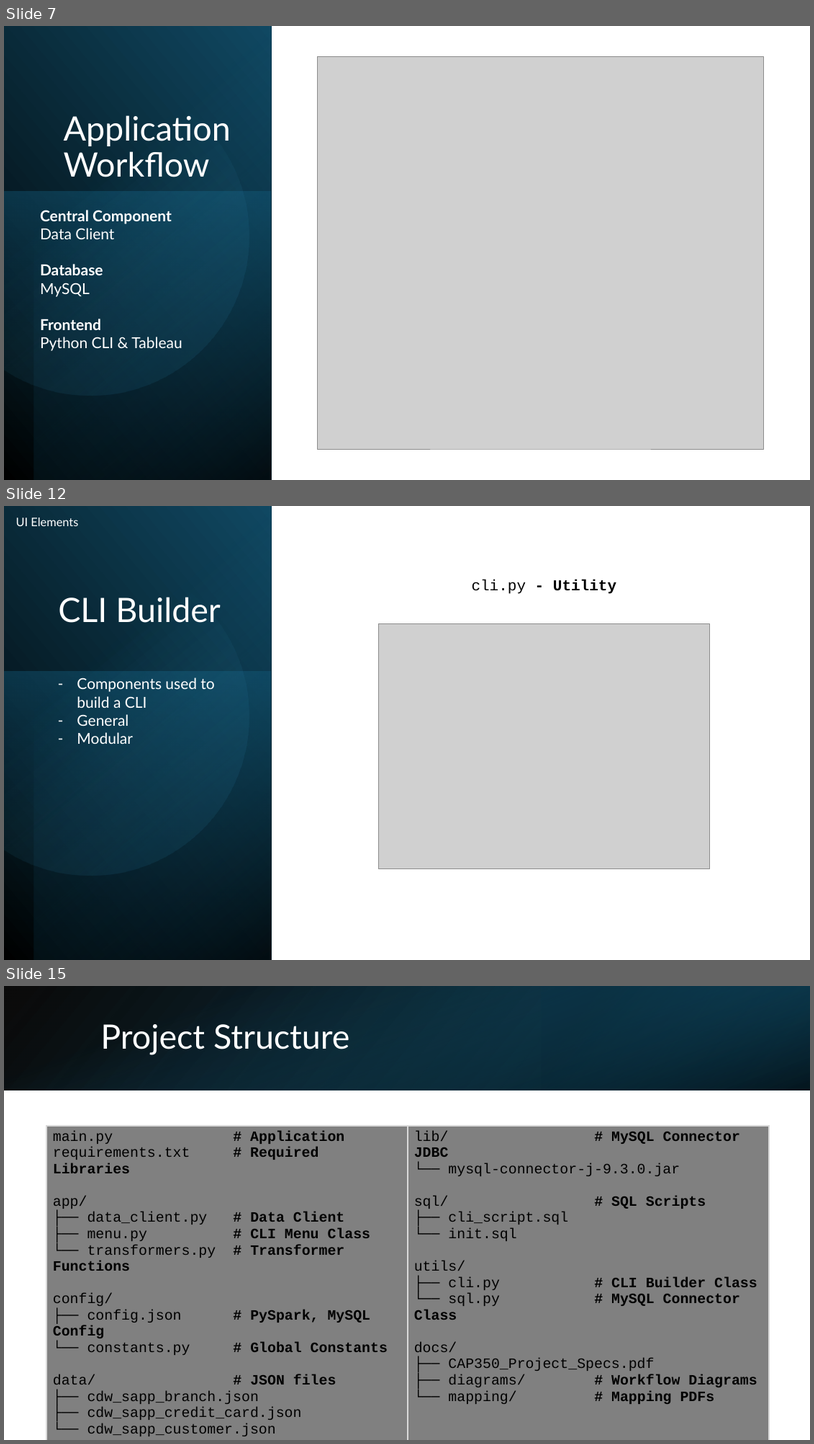
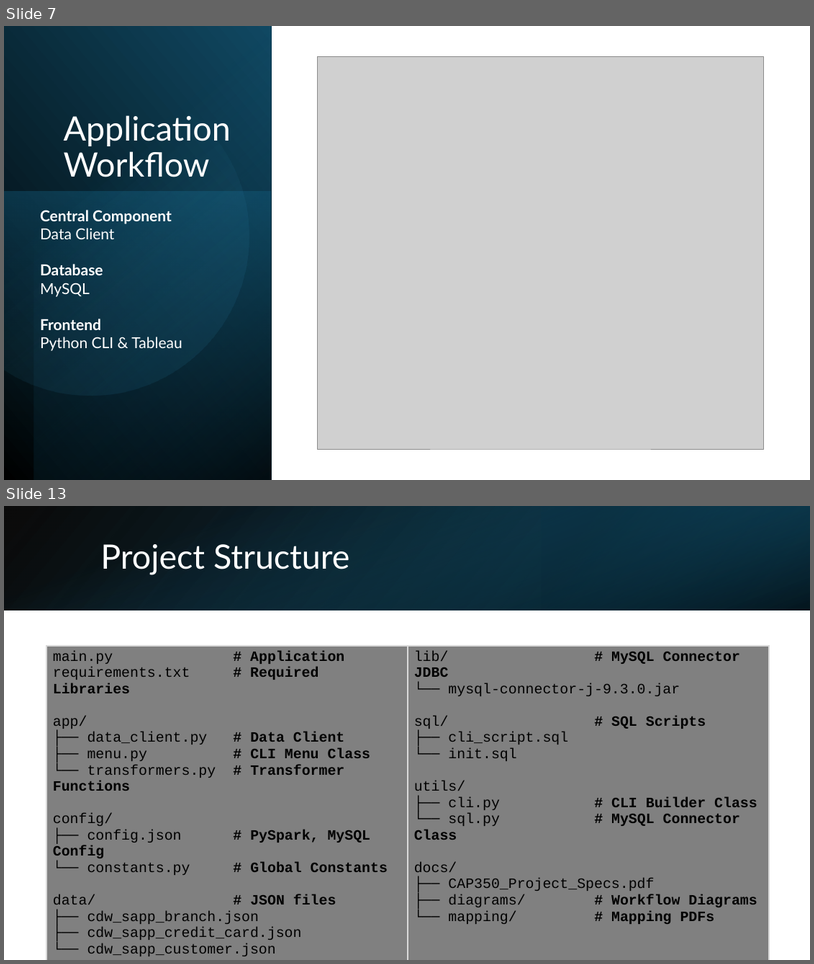
Before and after one commit to kencopas/Projects, a slide deck: Capstone/docs/Kenneth Copas - Capstone Presentation.pptx. Shown one above the other, each under a label of ours: slides 7, 12 and 15 before the commit, slides 7 and 13 after it; the slides between them are not shown. The pictures are 814x1444 and 814x964 pixels, drawn with LibreOffice and Linux fonts; fonts in the diff are those of the drawing; grey boxes stand for pictures. Boxes give left, top, right and bottom in pixels: in the first picture for what was removed or moved away, otherwise in the second. Text is boxed around its words. In the diff, an @@ line names an element or a change of style, - is before the commit and + after.

```diff
--- a/Capstone/docs/Kenneth Copas - Capstone Presentation.pptx
+++ b/Capstone/docs/Kenneth Copas - Capstone Presentation.pptx
@@ slide 12 removed at (x1=4, y1=506, x2=810, y2=960), background #FFFFFF @@
@@ rectangle removed at (x1=4, y1=506, x2=271, y2=960) @@
@@ text removed at (x1=16, y1=518, x2=78, y2=526) @@
-UI Elements
@@ rectangle removed at (x1=34, y1=506, x2=271, y2=960) @@
@@ freeform shape removed at (x1=4, y1=538, x2=278, y2=903) @@
@@ text removed at (x1=472, y1=579, x2=617, y2=594) @@
-cli.py - Utility
@@ title removed at (x1=58, y1=597, x2=221, y2=623) @@
-CLI Builder
@@ picture removed at (x1=378, y1=623, x2=710, y2=868) @@
@@ rectangle removed at (x1=4, y1=672, x2=271, y2=960) @@
@@ text removed at (x1=77, y1=677, x2=214, y2=744) @@
-– Components used to build a CLI
-– General
-– Modular
@@ what was slide 15 is now slide 13 @@
```
Also in this commit, not shown: 6 slides changed, 2 slides added, 3 other slides removed, 11 other files.
